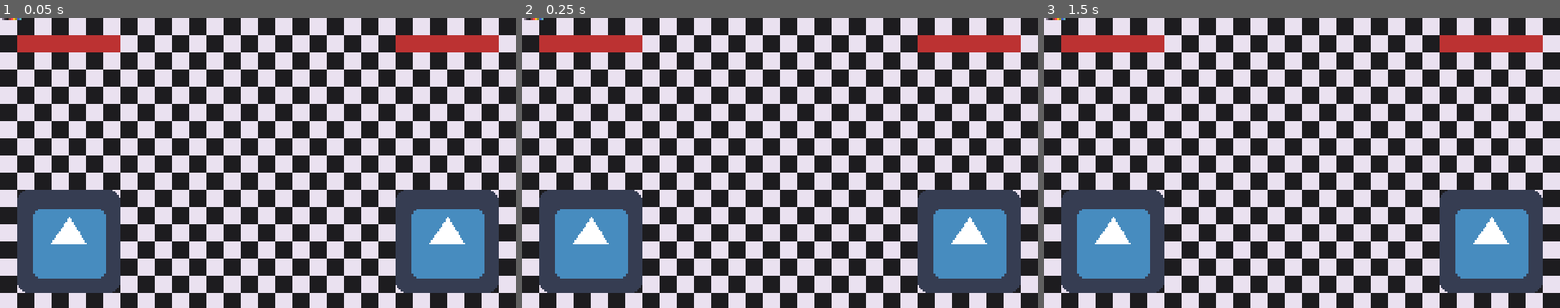
Above: before the commit, frames 1-3 (left to right).
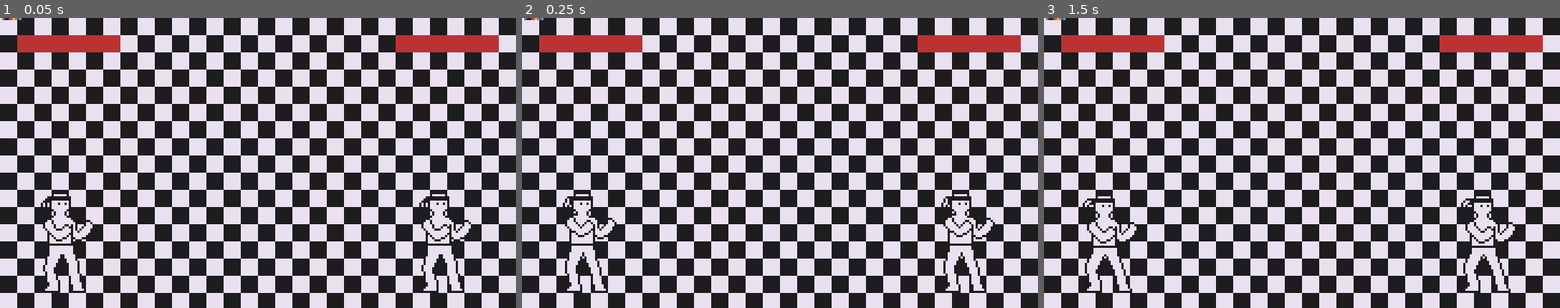
Above: after the commit, the same moments.

Repository: PixelDud/LTRO-1-Game
Game: Godot game, scene res://main.tscn
Two runs of this game, one before a commit and one after it. Both use one fixed random seed, a clock stepped at 60 frames per second and the inputs below. The engine's default icon, where the game draws it, is replaced by a stand-in: a white triangle on a blue panel in a dark square.
Inputs:
- Up to frame 1 (0.05 s): no input
- Up to frame 2 (0.25 s): no input
- Up to frame 3 (1.5 s): tap X (p1A) at 0.6 s; tap Z (p1B) at 0.8, 1.35 s

The runs differ from the first frame. In frame 1, 14% of the frame differs, in the area x 3-97%, y 59-95%; in frame 2, 14%; in frame 3, 14%.

Commit message:
Input code plus character added
added input code, should work apart from regular b, down b works though
also up. back, forward, and down A work too

game still crashes when you move in a certain direction more than once
also added a character animated sprite

Diff:
--- a/Prefabs/Player.tscn
+++ b/Prefabs/Player.tscn
@@ -1,10 +1,38 @@
-[gd_scene load_steps=4 format=2]
+[gd_scene load_steps=10 format=2]
 
-[ext_resource path="res://icon.png" type="Texture" id=1]
+[ext_resource path="res://Assets/Images/Players/lojamidle1-Sheet.png" type="Texture" id=1]
 [ext_resource path="res://Scripts/playerController.gd" type="Script" id=2]
 
 [sub_resource type="RectangleShape2D" id=1]
 extents = Vector2( 24, 24 )
+
+[sub_resource type="AtlasTexture" id=2]
+atlas = ExtResource( 1 )
+region = Rect2( 0, 0, 48, 48 )
+
+[sub_resource type="AtlasTexture" id=3]
+atlas = ExtResource( 1 )
+region = Rect2( 48, 0, 48, 48 )
+
+[sub_resource type="AtlasTexture" id=4]
+atlas = ExtResource( 1 )
+region = Rect2( 96, 0, 48, 48 )
+
+[sub_resource type="AtlasTexture" id=5]
+atlas = ExtResource( 1 )
+region = Rect2( 144, 0, 48, 48 )
+
+[sub_resource type="AtlasTexture" id=6]
+atlas = ExtResource( 1 )
+region = Rect2( 192, 0, 48, 48 )
+
+[sub_resource type="SpriteFrames" id=7]
+animations = [ {
+"frames": [ SubResource( 2 ), SubResource( 3 ), SubResource( 4 ), SubResource( 5 ), SubResource( 6 ) ],
+"loop": true,
+"name": "default",
+"speed": 10.0
+} ]
 
 [node name="Player" type="KinematicBody2D"]
 position = Vector2( 24, 104 )
@@ -16,9 +44,7 @@
 "_edit_lock_": true
 }
 
-[node name="Sprite" type="Sprite" parent="."]
-scale = Vector2( 0.75, 0.75 )
-texture = ExtResource( 1 )
-__meta__ = {
-"_edit_lock_": true
-}
+[node name="AnimatedSprite" type="AnimatedSprite" parent="."]
+frames = SubResource( 7 )
+frame = 2
+playing = true
--- a/Scripts/playerController.gd
+++ b/Scripts/playerController.gd
@@ -35,6 +35,7 @@
 	getHitCheck()
 	movement_input()
 	dash_input()
+	attackCheck()
 	healthBar.value = health
 
 	if (healthBar.value <= 0):
@@ -122,3 +123,35 @@
 func getHitCheck():
 	# use areas instead
 	pass
+
+func attackCheck():
+	if Input.is_action_pressed("p" + str(playerNumber) + "Down") and Input.is_action_just_pressed("p1A") and canAttack:
+		print("downAttack")
+		canAttack = false
+		yield(get_tree().create_timer(0.332), "timeout")
+		canAttack = true
+		print("canattacknow")
+	if Input.is_action_pressed("p" + str(playerNumber) + "Right") and Input.is_action_just_pressed("p1A") and canAttack:
+		print("rightAttack")
+		canAttack = false
+		yield(get_tree().create_timer(0.332), "timeout")
+		canAttack = true
+		print("canattacknow")
+	if Input.is_action_pressed("p" + str(playerNumber) + "Left") and Input.is_action_just_pressed("p1A") and canAttack:
+		print("leftAttack")
+		canAttack = false
+		yield(get_tree().create_timer(0.332), "timeout")
+		canAttack = true
+		print("canattacknow")
+	if Input.is_action_pressed("p" + str(playerNumber) + "Up") and Input.is_action_just_pressed("p1A") and canAttack:
+		print("upAttack")
+		canAttack = false
+		yield(get_tree().create_timer(0.332), "timeout")
+		canAttack = true
+		print("canattacknow")
+	if Input.is_action_pressed("p" + str(playerNumber) + "Down") and Input.is_action_just_pressed("p1B") and canAttack:
+		print("downSpecial")
+		canAttack = false
+		yield(get_tree().create_timer(0.332), "timeout")
+		canAttack = true
+		print("canattacknow")
Binary file added: Assets/Images/Players/lojamidle1-Sheet.png
Not shown, added: Assets/Images/Players/lojamidle1-Sheet.png.import
Binary file added: Assets/Images/Players/lojamidle1.gif
